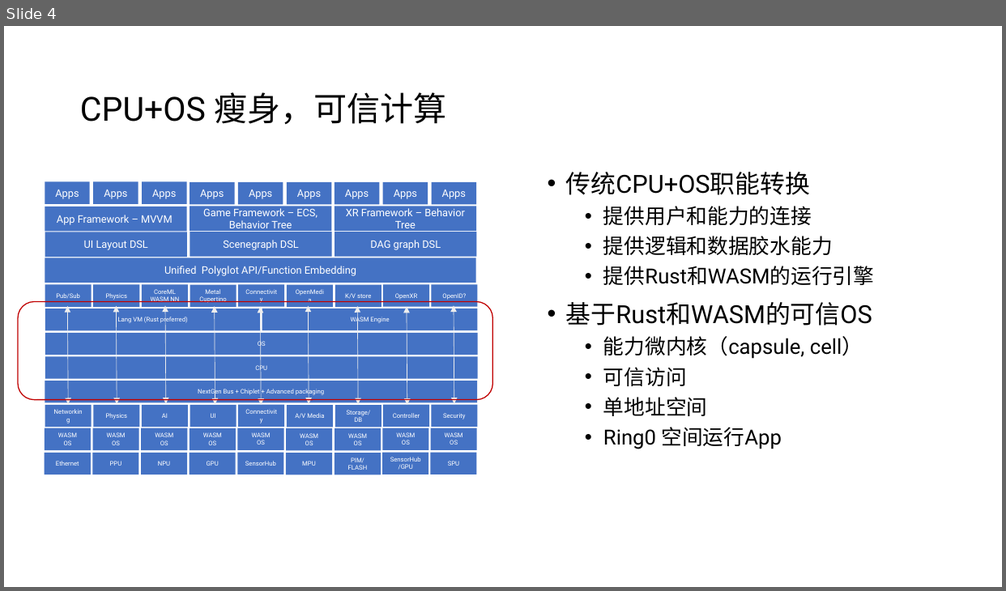
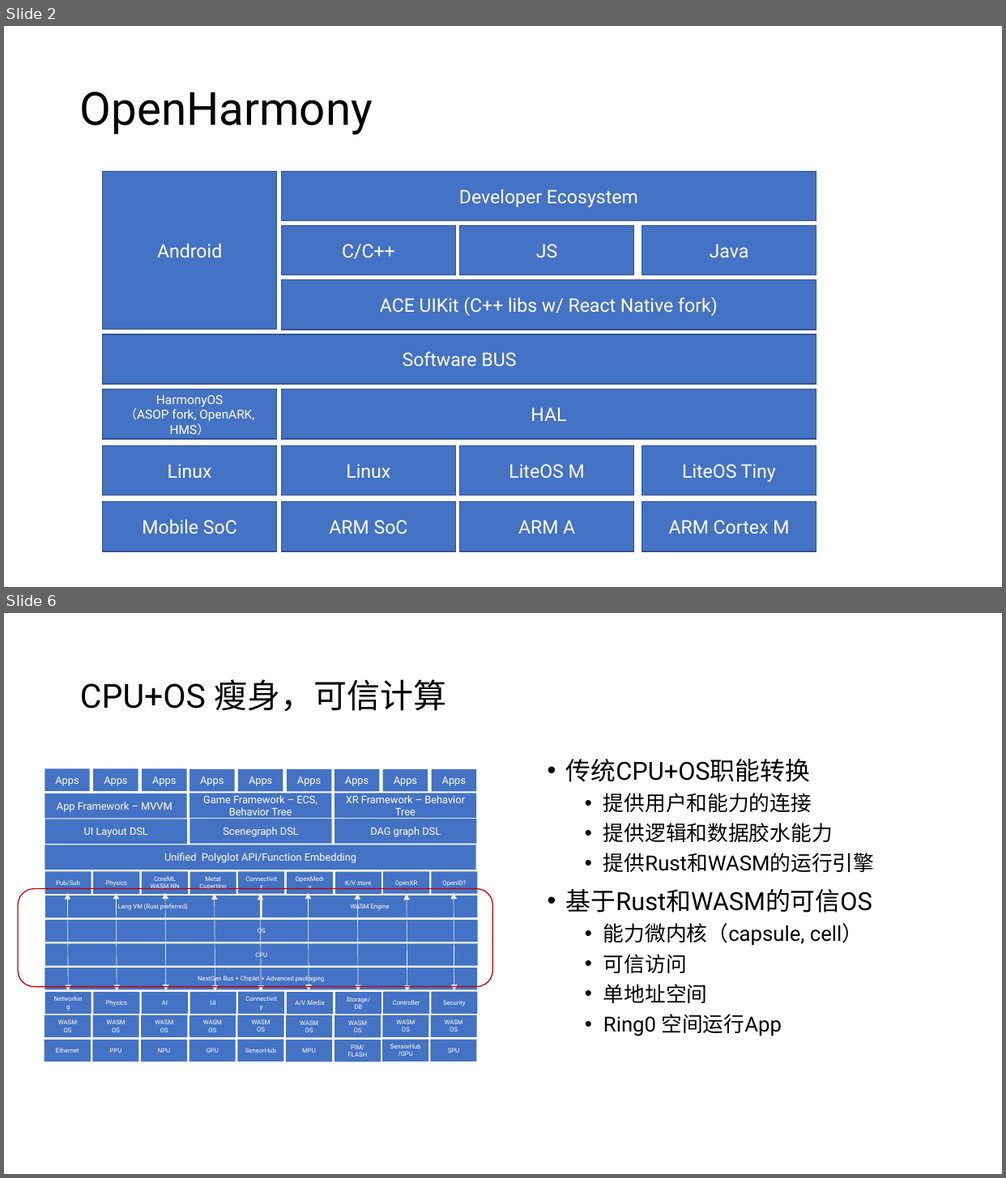
Before and after one commit to sbagga/mistyminds, a slide deck: _posts/Next Gen App Architecture.pptx. Shown one above the other, each under a label of ours: slide 4 before the commit, slides 2 and 6 after it; the slides between them are not shown. The pictures are 1006x591 and 1006x1178 pixels, drawn with LibreOffice and Linux fonts; fonts in the diff are those of the drawing. Boxes give left, top, right and bottom in pixels: in the first picture for what was removed or moved away, otherwise in the second. Text is boxed around its words. In the diff, an @@ line names an element or a change of style, - is before the commit and + after.

```diff
--- a/_posts/Next Gen App Architecture.pptx
+++ b/_posts/Next Gen App Architecture.pptx
@@ slide 2 added at (x1=4, y1=26, x2=1002, y2=587), background #FFFFFF @@
@@ title added at (x1=80, y1=92, x2=373, y2=135), 44 pt, text #000000 @@
+OpenHarmony
@@ rectangle added at (x1=102, y1=171, x2=276, y2=329), fill #4472C4, outline #325491 1 pt, 18 pt, text #FFFFFF @@
+Android
@@ rectangle added at (x1=281, y1=171, x2=816, y2=220), fill #4472C4, outline #325491 1 pt, 18 pt, text #FFFFFF @@
+Developer Ecosystem
@@ rectangle added at (x1=281, y1=226, x2=455, y2=275), fill #4472C4, outline #325491 1 pt, 18 pt, text #FFFFFF @@
+C/C++
@@ rectangle added at (x1=460, y1=226, x2=634, y2=275), fill #4472C4, outline #325491 1 pt, 18 pt, text #FFFFFF @@
+JS
@@ rectangle added at (x1=641, y1=226, x2=816, y2=275), fill #4472C4, outline #325491 1 pt, 18 pt, text #FFFFFF @@
+Java
@@ rectangle added at (x1=281, y1=280, x2=816, y2=330), fill #4472C4, outline #325491 1 pt, 18 pt, text #FFFFFF @@
+ACE UIKit (C++ libs w/ React Native fork)
@@ rectangle added at (x1=102, y1=335, x2=816, y2=384), fill #4472C4, outline #325491 1 pt, 18 pt, text #FFFFFF @@
+Software BUS
@@ rectangle added at (x1=102, y1=390, x2=276, y2=439), fill #4472C4, outline #325491 1 pt, 12 pt, text #FFFFFF @@
+HarmonyOS
+（ASOP fork, OpenARK, HMS）
@@ rectangle added at (x1=281, y1=390, x2=816, y2=439), fill #4472C4, outline #325491 1 pt, 18 pt, text #FFFFFF @@
+HAL
@@ rectangle added at (x1=102, y1=446, x2=276, y2=495), fill #4472C4, outline #325491 1 pt, 18 pt, text #FFFFFF @@
+Linux
@@ rectangle added at (x1=281, y1=446, x2=455, y2=495), fill #4472C4, outline #325491 1 pt, 18 pt, text #FFFFFF @@
+Linux
@@ rectangle added at (x1=460, y1=446, x2=634, y2=495), fill #4472C4, outline #325491 1 pt, 18 pt, text #FFFFFF @@
+LiteOS M
@@ rectangle added at (x1=641, y1=446, x2=816, y2=495), fill #4472C4, outline #325491 1 pt, 18 pt, text #FFFFFF @@
+LiteOS Tiny
@@ rectangle added at (x1=102, y1=502, x2=276, y2=552), fill #4472C4, outline #325491 1 pt, 18 pt, text #FFFFFF @@
+Mobile SoC
@@ rectangle added at (x1=281, y1=502, x2=455, y2=552), fill #4472C4, outline #325491 1 pt, 18 pt, text #FFFFFF @@
+ARM SoC
@@ rectangle added at (x1=460, y1=502, x2=634, y2=552), fill #4472C4, outline #325491 1 pt, 18 pt, text #FFFFFF @@
+ARM A
@@ rectangle added at (x1=641, y1=502, x2=816, y2=552), fill #4472C4, outline #325491 1 pt, 18 pt, text #FFFFFF @@
+ARM Cortex M
@@ what was slide 4 is now slide 6 @@
```
Also in this commit, not shown: 3 slides changed, 4 other slides added, 1 slide removed, 1 other file.
